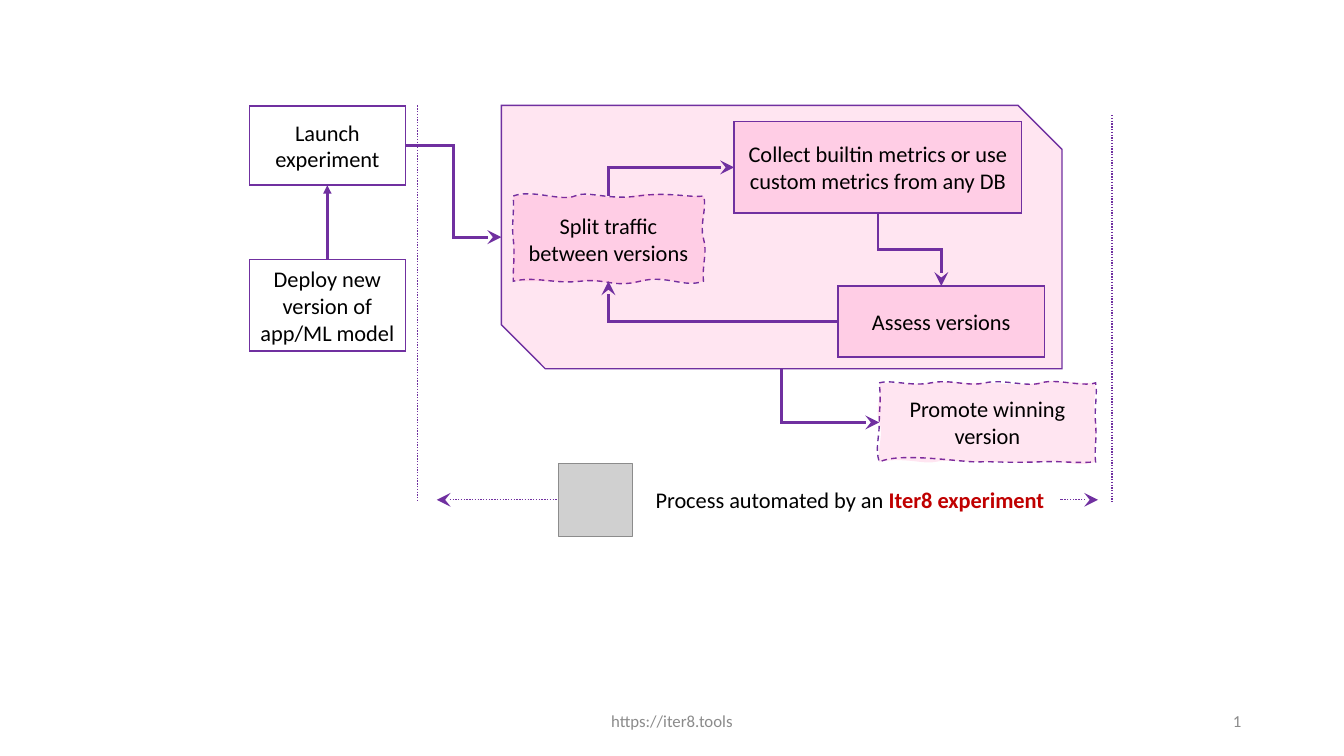
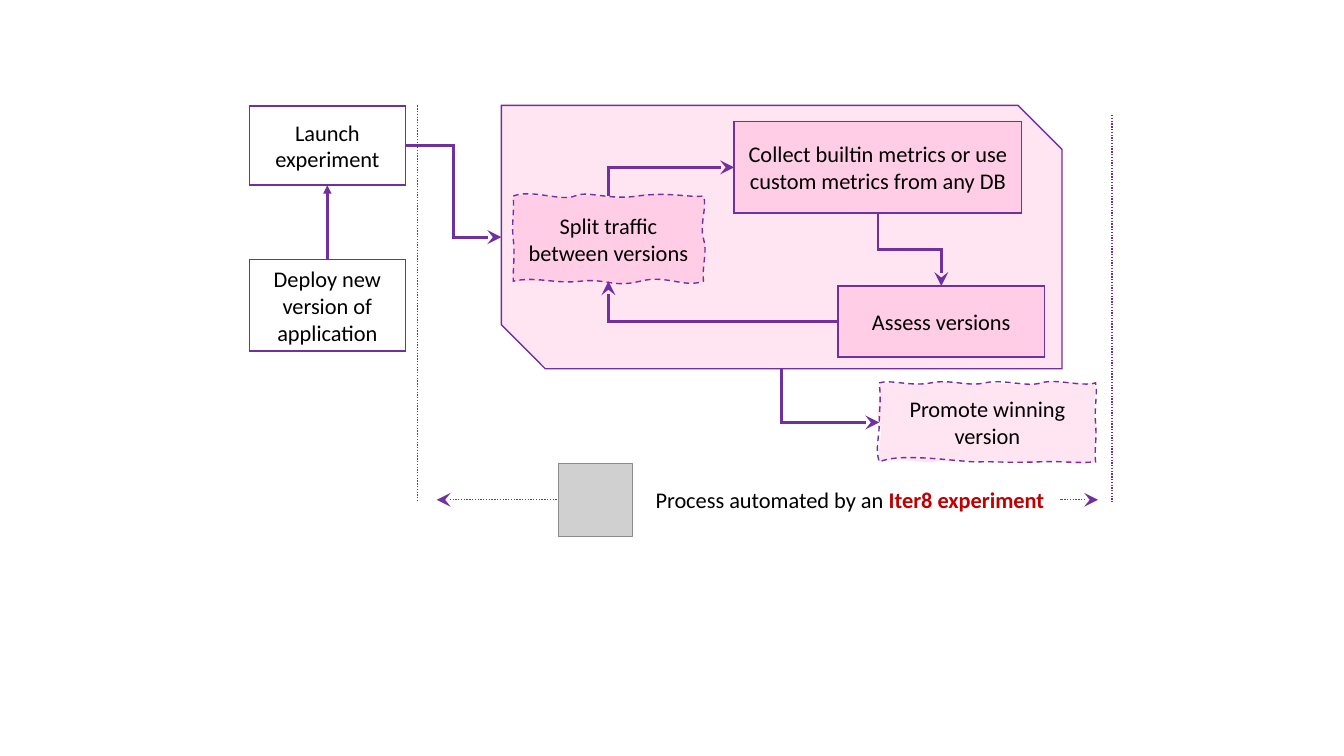
Before and after one commit to iter8-tools/iter8, a slide deck: slide 1 of mkdocs/docs/images/src/what-is-iter8.pptx. Drawn at 1344x756 pixels with LibreOffice and Linux fonts; fonts in the diff are those of the drawing; grey boxes stand for pictures. Boxes give left, top, right and bottom in pixels: in the first picture for what was removed or moved away, otherwise in the second. Text is boxed around its words. In the diff, an @@ line names an element or a change of style, - is before the commit and + after.

```diff
--- a/mkdocs/docs/images/src/what-is-iter8.pptx
+++ b/mkdocs/docs/images/src/what-is-iter8.pptx
@@ text in rectangle at <box>274,271,381,345</box>: text changed @@
-Deploy new version of app/ML model
+Deploy new version of application
@@ text removed at <box>611,715,732,730</box> @@
-https://iter8.tools
@@ page number removed at <box>1233,716,1241,727</box> @@
-1
```
Also in this commit, not shown: 27 other files.
